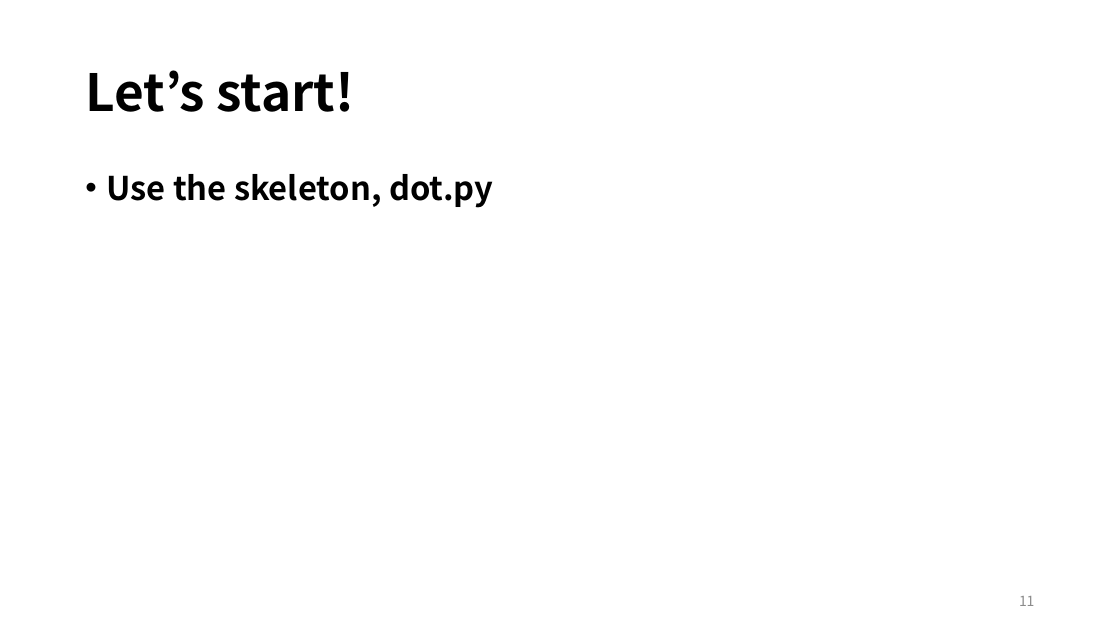
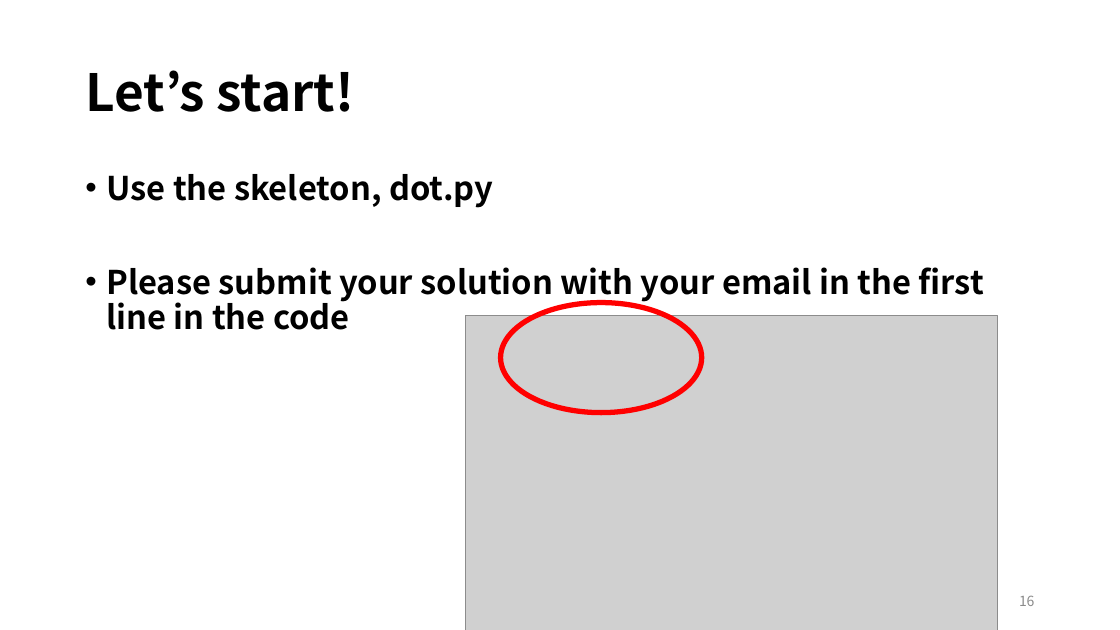
Before and after one commit to EunSeong-Park/EunSeong-Park.github.io, a slide deck: slide 16 of contents/2020_ITinerary/assets/session_1/labsession.pptx (slide 11 before the commit). Drawn at 1120x630 pixels with LibreOffice and Linux fonts; fonts in the diff are those of the drawing; grey boxes stand for pictures. Boxes give left, top, right and bottom in pixels: in the first picture for what was removed or moved away, otherwise in the second. Text is boxed around its words. In the diff, an @@ line names an element or a change of style, - is before the commit and + after.

```diff
--- a/contents/2020_ITinerary/assets/session_1/labsession.pptx
+++ b/contents/2020_ITinerary/assets/session_1/labsession.pptx
@@ text at <box>106,267,984,330</box>: paragraph added @@
+• Please submit your solution with your email in the first line in the code
@@ picture added at <box>466,315,998,630</box> @@
@@ ellipse added at <box>501,302,702,413</box>, outline #FF0000 4.5 pt @@
@@ page number at <box>1019,596,1035,606</box>: text changed @@
-11
+16
```
Also in this commit, not shown: 2 other slides changed, 5 slides added, 14 other files.
